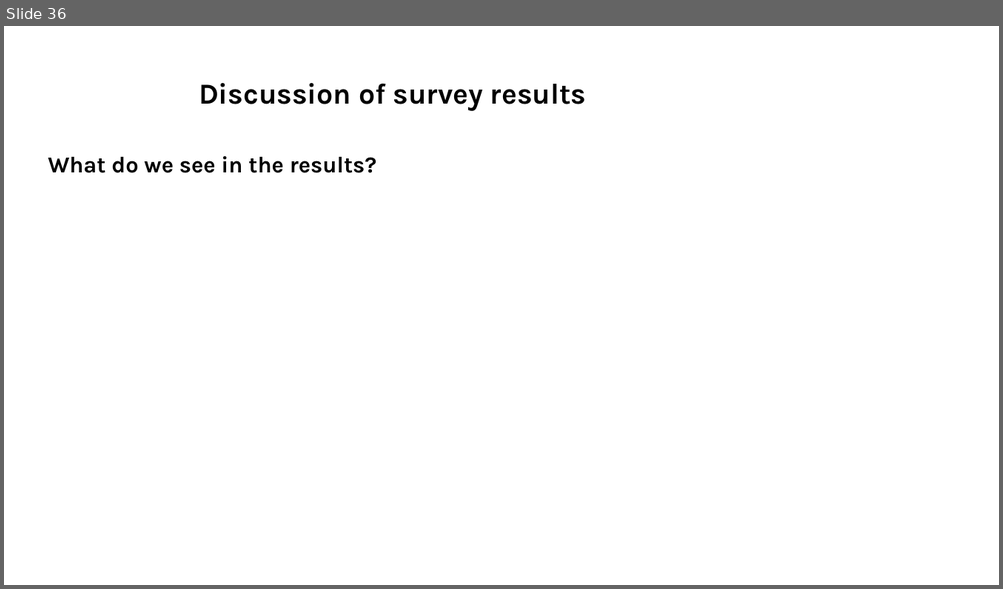
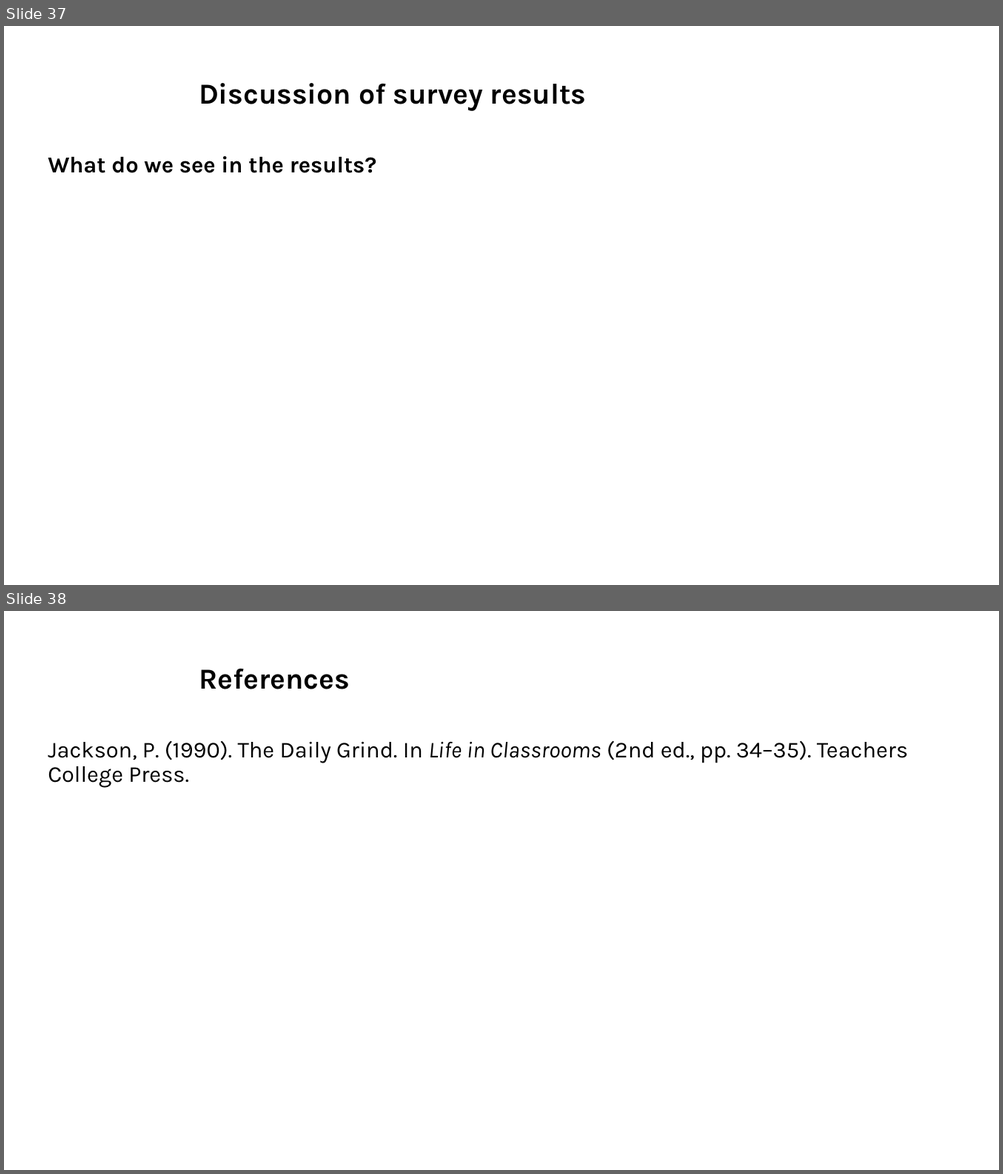
Before and after one commit to lmu-osc/train-the-trainer-test-repo-separate-slidedeck-zenodo, a slide deck: index.pptx. Shown one above the other, each under a label of ours: slide 36 before the commit, slides 37 and 38 after it. The pictures are 1003x589 and 1003x1174 pixels, drawn with LibreOffice and Linux fonts; fonts in the diff are those of the drawing; background and template pictures are left out. Boxes give left, top, right and bottom in pixels: in the first picture for what was removed or moved away, otherwise in the second. Text is boxed around its words. In the diff, an @@ line names an element or a change of style, - is before the commit and + after.

```diff
--- a/index.pptx
+++ b/index.pptx
@@ slide 38 added at (x1=4, y1=611, x2=999, y2=1170), background #FFFFFF @@
@@ title added at (x1=199, y1=668, x2=350, y2=689), 28 pt, text #000000, bold @@
+References
@@ text added at (x1=48, y1=741, x2=908, y2=788), 22 pt, text #000000 @@
+Jackson, P. (1990). The Daily Grind. In Life in Classrooms (2nd ed., pp. 34–35). Teachers College Press.
@@ what was slide 36 is now slide 37 @@
```
Also in this commit, not shown: 1 other slide added, 1 slide removed, 8 other files.
